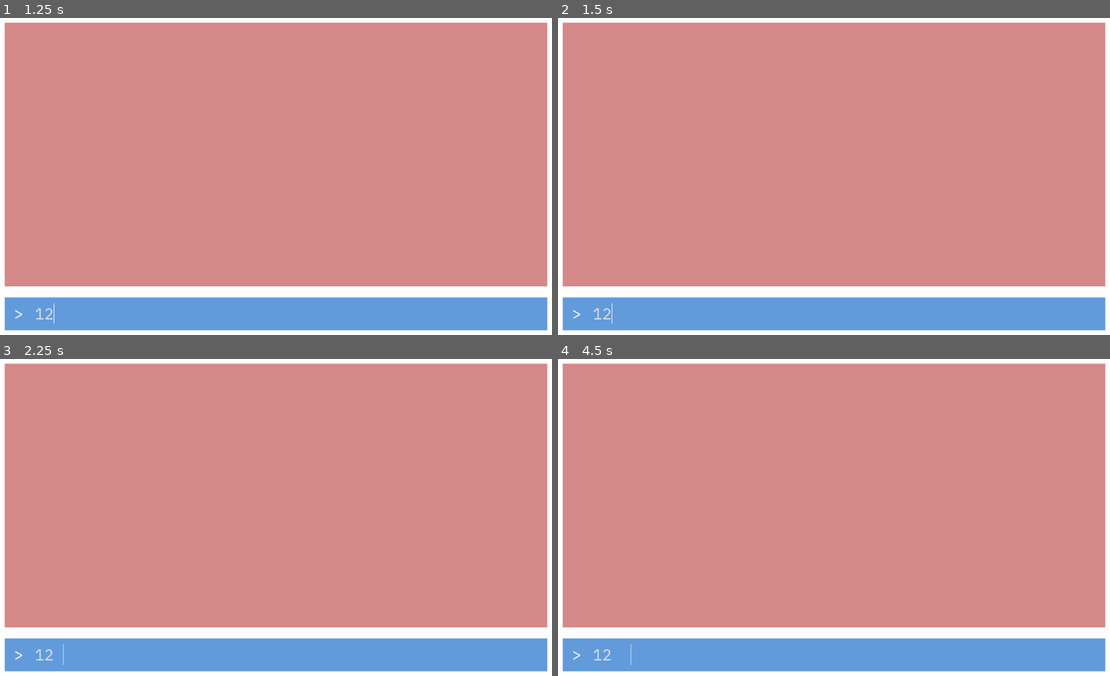
Above: before the commit, frames 1-4 (two rows, left to right).
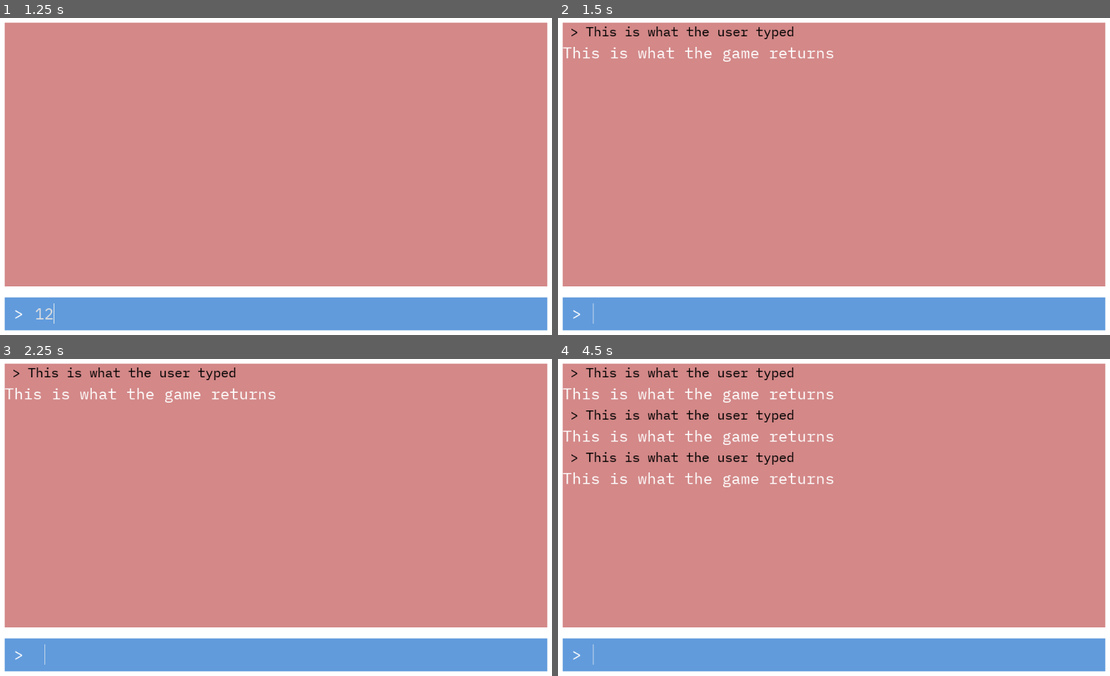
Above: after the commit, the same moments.

Repository: DesertDragen/Text-Adventure-Game
Game: Godot game, scene res://Game.tscn
Two runs of this game, one before a commit and one after it. Both use one fixed random seed, a clock stepped at 60 frames per second and the inputs below.
Inputs (mouse positions are in pixels of both pictures, inside the frame that each line leads up to):
- Up to frame 1 (1.25 s): click (292, 312) at 0.52 s; type "12" at 0.6 s
- Up to frame 2 (1.5 s): tap Enter at 1.25 s
- Up to frame 3 (2.25 s): tap Space at 2 s
- Up to frame 4 (4.5 s): tap Enter at 2.75, 4.25 s; tap Space at 3.5 s

Frame 1 is identical in both runs. In frame 2, 1.0% of the frame differs, in the area x 0-50%, y 2-97%; in frame 3, 0.9%; in frame 4, 2.7%.

Commit message:
Update Game.tscn

Diff:
--- a/Game.tscn
+++ b/Game.tscn
@@ -48,6 +48,13 @@
 size_flags_vertical = 3
 custom_styles/panel = SubResource( 2 )
 
+[node name="ScrollContainer" type="ScrollContainer" parent="Background/MarginContainer/Rows/GameInfo"]
+margin_right = 984.0
+margin_bottom = 480.0
+scroll_horizontal_enabled = false
+
+[node name="HistoryRows" type="VBoxContainer" parent="Background/MarginContainer/Rows/GameInfo/ScrollContainer"]
+
 [node name="InputArea" type="PanelContainer" parent="Background/MarginContainer/Rows"]
 margin_top = 500.0
 margin_right = 984.0
@@ -76,3 +83,6 @@
 custom_styles/normal = SubResource( 4 )
 max_length = 48
 script = ExtResource( 1 )
+
+[connection signal="text_entered" from="Background/MarginContainer/Rows/InputArea/Columns/Input" to="." method="_on_Input_text_entered"]
+[connection signal="text_entered" from="Background/MarginContainer/Rows/InputArea/Columns/Input" to="Background/MarginContainer/Rows/InputArea/Columns/Input" method="_on_Input_text_entered"]
